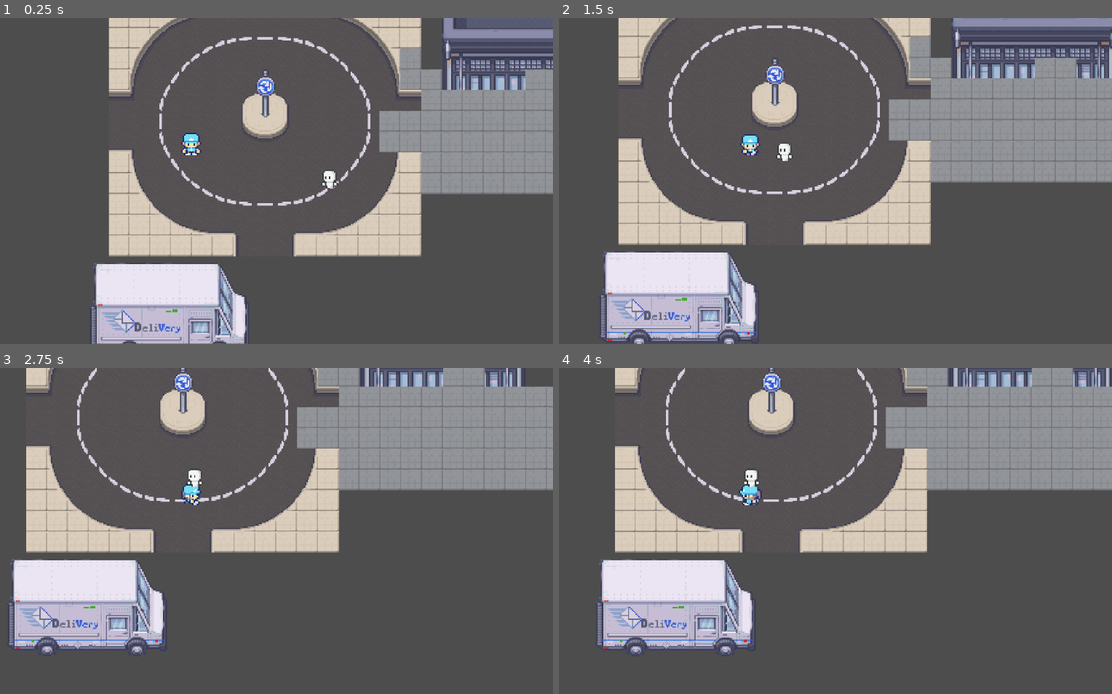
Above: before the commit, frames 1-4 (two rows, left to right).
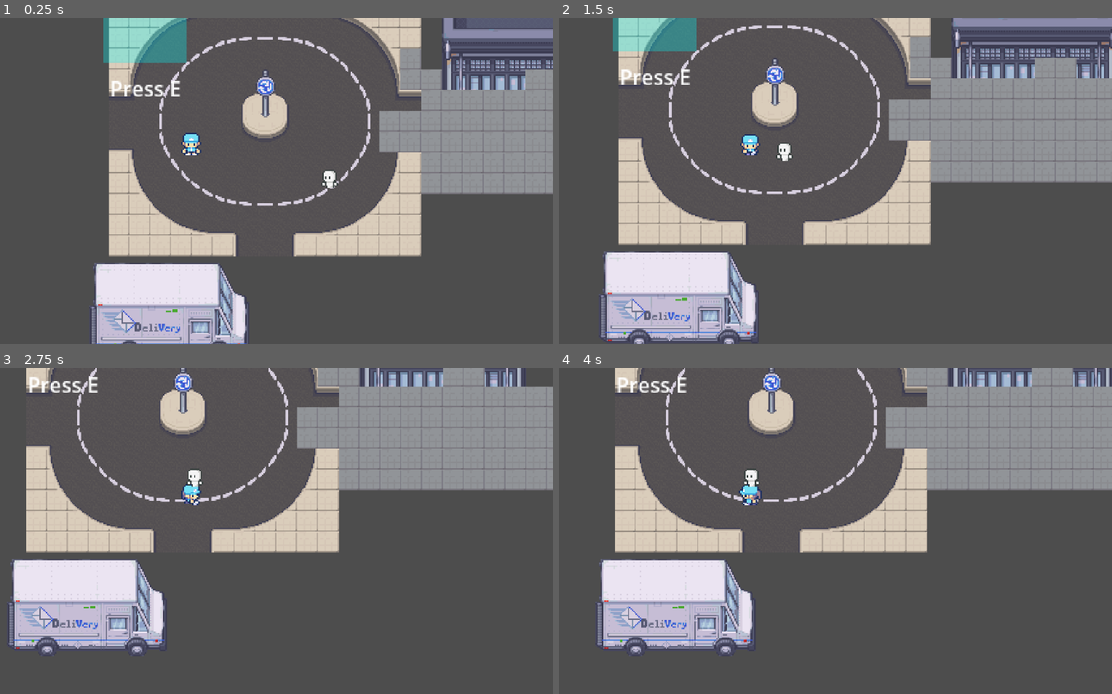
Above: after the commit, the same moments.

Repository: kevgan77/The-Return-of-The-Pineapple-Pizza
Game: Godot game, scene res://2D_map.tscn
Same seed, same stepped clock (60 frames per second), same inputs: the game is played once before the commit and once after it. The project has no main scene, so this scene is started directly.
Inputs:
- Up to frame 1 (0.25 s): no input
- Up to frame 2 (1.5 s): tap E (interact, bound only after the commit) at 0.5, 0.6, 1.25 s; hold D (Right) 0.53-1.28 s; tap 0 at 0.8, 1.35 s; hold S (Down) from 1.28 s (still down)
- Up to frame 3 (2.75 s): tap 9 at 1.55, 2.1 s; tap E (interact, bound only after the commit) at 2 s; release S (Down) at 2.03 s; hold D (Right) from 2.03 s (still down); tap Backspace at 2.3 s
- Up to frame 4 (4 s): tap E (interact, bound only after the commit) at 2.75, 3.5, 3.8 s; release D (Right) at 2.78 s; hold W (Up) 2.78-3.53 s; tap Backspace at 2.85 s; tap Delete at 3.05, 3.6 s; hold A (Left) from 3.53 s (still down)

The runs differ from the first frame. In frame 1, 2.4% of the frame differs, in the area x 18-34%, y 0-25%; in frame 2, 1.8%; in frame 3, 0.3%; in frame 4, 0.3%.

Commit message:
Pin Code System Added

Diff:
--- a/2D_map.tscn
+++ b/2D_map.tscn
@@ -1,9 +1,10 @@
-[gd_scene load_steps=11 format=4 uid="uid://dons2cgok2heu"]
+[gd_scene load_steps=13 format=4 uid="uid://dons2cgok2heu"]
 
 [ext_resource type="Texture2D" uid="uid://dp54dlhublrji" path="res://ModernExteriors/ModernExteriior/ME_Theme_Sorter_16x16/22_Post_Office_16x16.png" id="1_fpkw3"]
 [ext_resource type="Texture2D" uid="uid://qbi6c3xa6y1g" path="res://ModernExteriors/ModernExteriior/ME_Theme_Sorter_16x16/2_City_Terrains_16x16.png" id="2_si6d8"]
 [ext_resource type="PackedScene" uid="uid://m2b7m2jart4y" path="res://Scenes/player.tscn" id="3_si6d8"]
 [ext_resource type="PackedScene" uid="uid://cs7p7ll027wpa" path="res://Scenes/enemy.tscn" id="4_poswo"]
+[ext_resource type="PackedScene" uid="uid://b8xqr7h5y2kpf" path="res://Scenes/pin_code_area.tscn" id="5_nugwh"]
 
 [sub_resource type="TileSetAtlasSource" id="TileSetAtlasSource_poswo"]
 texture = ExtResource("1_fpkw3")
@@ -4956,6 +4957,8 @@
 [sub_resource type="RectangleShape2D" id="RectangleShape2D_nugwh"]
 size = Vector2(33, 29)
 
+[sub_resource type="RectangleShape2D" id="RectangleShape2D_8io65"]
+
 [node name="Node2D" type="Node2D"]
 
 [node name="Buildings" type="TileMapLayer" parent="."]
@@ -4987,3 +4990,14 @@
 
 [node name="Enemy" parent="." instance=ExtResource("4_poswo")]
 position = Vector2(48, 54)
+
+[node name="PinCodeArea" parent="." node_paths=PackedStringArray("blocker") instance=ExtResource("5_nugwh")]
+position = Vector2(-100, -69)
+blocker = NodePath("../StaticBody2D")
+
+[node name="StaticBody2D" type="StaticBody2D" parent="."]
+position = Vector2(-8, -78)
+metadata/_edit_group_ = true
+
+[node name="CollisionShape2D" type="CollisionShape2D" parent="StaticBody2D"]
+shape = SubResource("RectangleShape2D_8io65")
--- /dev/null
+++ b/Scenes/pin_code_area.gd
@@ -0,0 +1,51 @@
+extends Area2D
+
+signal pin_code_activated
+@export var blocker : Node2D
+@export var pin_code_ui_scene: PackedScene
+var player_in_area = false
+var ui_instance = null
+
+func _ready():
+	body_entered.connect(_on_body_entered)
+	body_exited.connect(_on_body_exited)
+
+func _on_body_entered(body: Node2D):
+	print("enter")
+	if body.is_in_group("Player"):
+		print("player entered")
+		player_in_area = true
+
+func _on_body_exited(body: Node2D):
+	if body.is_in_group("Player"):
+		player_in_area = false
+
+func _input(event):
+	if player_in_area and Input.is_action_just_pressed("interact") and not get_tree().paused:
+		print("push")
+		open_pin_ui()
+
+func open_pin_ui():
+	if pin_code_ui_scene and not ui_instance:
+		ui_instance = pin_code_ui_scene.instantiate()
+		get_tree().root.add_child(ui_instance)
+
+		# Connect to PIN UI signals
+		if ui_instance.has_signal("correct_pin_entered"):
+			ui_instance.correct_pin_entered.connect(_on_correct_pin_entered)
+		if ui_instance.has_signal("pin_ui_closed"):
+			ui_instance.pin_ui_closed.connect(_on_pin_ui_closed)
+
+func _on_correct_pin_entered():
+	pin_code_activated.emit()
+	if blocker:
+		blocker.queue_free()
+	close_pin_ui()
+
+func _on_pin_ui_closed():
+	close_pin_ui()
+
+func close_pin_ui():
+	if ui_instance:
+		ui_instance.queue_free()
+		ui_instance = null
--- /dev/null
+++ b/Scenes/pin_code_area.tscn
@@ -0,0 +1,44 @@
+[gd_scene load_steps=4 format=3 uid="uid://b8xqr7h5y2kpf"]
+
+[ext_resource type="Script" uid="uid://cgk4nurl7uyp" path="res://Scenes/pin_code_area.gd" id="1_1j8k9"]
+[ext_resource type="PackedScene" uid="uid://dfl428agmvkv8" path="res://Scenes/pin_code_ui.tscn" id="2_5h7m8"]
+
+[sub_resource type="RectangleShape2D" id="RectangleShape2D_1"]
+size = Vector2(64, 64)
+
+[node name="PinCodeArea" type="Area2D" groups=["pin_areas"]]
+script = ExtResource("1_1j8k9")
+pin_code_ui_scene = ExtResource("2_5h7m8")
+
+[node name="CollisionShape2D" type="CollisionShape2D" parent="."]
+shape = SubResource("RectangleShape2D_1")
+
+[node name="VisualIndicator" type="ColorRect" parent="."]
+anchors_preset = 8
+anchor_left = 0.5
+anchor_top = 0.5
+anchor_right = 0.5
+anchor_bottom = 0.5
+offset_left = -32.0
+offset_top = -32.0
+offset_right = 32.0
+offset_bottom = 32.0
+grow_horizontal = 2
+grow_vertical = 2
+color = Color(0, 1, 1, 0.3)
+
+[node name="InteractLabel" type="Label" parent="."]
+anchors_preset = 8
+anchor_left = 0.5
+anchor_top = 0.5
+anchor_right = 0.5
+anchor_bottom = 0.5
+offset_left = -20.0
+offset_top = 40.0
+offset_right = 20.0
+offset_bottom = 63.0
+grow_horizontal = 2
+grow_vertical = 2
+text = "Press E"
+horizontal_alignment = 1
+vertical_alignment = 1
--- a/Scenes/pin_code_ui.gd
+++ b/Scenes/pin_code_ui.gd
@@ -1,45 +1,102 @@
-extends Control
-# The correct PIN code
-var correct_pin = "1234"
-# Current entered PIN
+extends CanvasLayer
+
+signal correct_pin_entered
+signal pin_ui_closed
+
+@export var correct_pin = "1234"
+@export var success_sound: AudioStream
+@export var fail_sound: AudioStream
+@export var button_sound: AudioStream
+
 var entered_pin = ""
-# Maximum length of the PIN
 var max_pin_length = 4
 
-# Reference to the UI label to display the entered PIN
-@onready var pin_label = $PinLabel  # Assumes a Label node named "PinLabel" as a child
-# Reference to a feedback label for correct/incorrect messages
-@onready var feedback_label = $FeedbackLabel  # Assumes a Label node named "FeedbackLabel"
+@onready var pin_display = $FullScreenContainer/PinPanel/MainLayout/PinDisplay
+@onready var feedback_label = $FullScreenContainer/PinPanel/MainLayout/FeedbackLabel
+@onready var audio_player = $AudioStreamPlayer
 
 func _ready():
-	# Connect signals for number buttons (assumes they are Control nodes like Button in the "number_buttons" group)
-	for number_button in get_tree().get_nodes_in_group("number_buttons"):
-		if number_button is Button:
-			number_button.pressed.connect(_on_number_button_pressed.bind(number_button))
+	process_mode = Node.PROCESS_MODE_ALWAYS
+	get_tree().paused = true
+	update_pin_display()
 
-func _on_number_button_pressed(number_button: Button):
-	# Get the number from the button's text or a custom property
-	var number = number_button.get_meta("number", number_button.text)
+	# Connect number buttons
+	for i in range(10):
+		var button = get_node("FullScreenContainer/PinPanel/MainLayout/NumberGrid/Button" + str(i))
+		if button:
+			button.pressed.connect(_on_number_pressed.bind(str(i)))
+
+	# Connect clear button
+	var clear_button = $FullScreenContainer/PinPanel/MainLayout/NumberGrid/ClearButton
+	if clear_button:
+		clear_button.pressed.connect(_on_clear_pressed)
+
+	# Connect close button
+	var close_button = $FullScreenContainer/PinPanel/MainLayout/CloseButton
+	if close_button:
+		close_button.pressed.connect(_on_close_pressed)
+
+func _input(event):
+	if event is InputEventKey and event.pressed:
+		if event.keycode >= KEY_0 and event.keycode <= KEY_9:
+			var number = str(event.keycode - KEY_0)
+			_on_number_pressed(number)
+		elif event.keycode == KEY_BACKSPACE or event.keycode == KEY_DELETE:
+			_on_clear_pressed()
+		elif event.keycode == KEY_ESCAPE:
+			_on_close_pressed()
+
+func _on_number_pressed(number: String):
 	if entered_pin.length() < max_pin_length:
+		play_sound(button_sound)
 		entered_pin += number
 		update_pin_display()
-		check_pin()
+
+		if entered_pin.length() == max_pin_length:
+			check_pin()
+
+func _on_clear_pressed():
+	play_sound(button_sound)
+	entered_pin = ""
+	update_pin_display()
+	feedback_label.text = ""
+
+func _on_close_pressed():
+	get_tree().paused = false
+	pin_ui_closed.emit()
 
 func update_pin_display():
-	# Update the UI label with the current entered PIN
-	if pin_label:
-		pin_label.text = entered_pin
+	if pin_display:
+		# Show dots for entered digits
+		var display_text = ""
+		for i in range(max_pin_length):
+			if i < entered_pin.length():
+				display_text += "● "
+			else:
+				display_text += "○ "
+		pin_display.text = display_text.strip_edges()
 
 func check_pin():
-	# Check if the entered PIN matches the correct PIN
-	if entered_pin.length() == max_pin_length:
-		if entered_pin == correct_pin:
-			feedback_label.text = "Correct PIN! Access granted."
-			# Add logic for successful PIN entry (e.g., emit signal, trigger event)
-		else:
-			feedback_label.text = "Incorrect PIN. Try again."
-			# Reset the entered PIN after a short delay
-			await get_tree().create_timer(1.0).timeout
-			entered_pin = ""
-			update_pin_display()
-			feedback_label.text = ""
+	if entered_pin == correct_pin:
+		feedback_label.text = "ACCESS GRANTED"
+		feedback_label.modulate = Color.GREEN
+		play_sound(success_sound)
+
+		await get_tree().create_timer(1.0).timeout
+		get_tree().paused = false
+		correct_pin_entered.emit()
+	else:
+		feedback_label.text = "ACCESS DENIED"
+		feedback_label.modulate = Color.RED
+		play_sound(fail_sound)
+
+		await get_tree().create_timer(1.5).timeout
+		entered_pin = ""
+		update_pin_display()
+		feedback_label.text = ""
+		feedback_label.modulate = Color.WHITE
+
+func play_sound(sound: AudioStream):
+	if sound and audio_player:
+		audio_player.stream = sound
+		audio_player.play()
--- a/Scenes/pin_code_ui.tscn
+++ b/Scenes/pin_code_ui.tscn
@@ -1,6 +1,11 @@
-[gd_scene load_steps=0 format=3 uid="uid://dfl428agmvkv8"]
+[gd_scene load_steps=2 format=3 uid="uid://dfl428agmvkv8"]
 
-[node name="PinCodeUI" type="Control"]
+[ext_resource type="Script" uid="uid://qrrwsu014hbh" path="res://Scenes/pin_code_ui.gd" id="1_q5k7m"]
+
+[node name="PinCodeUI" type="CanvasLayer"]
+script = ExtResource("1_q5k7m")
+
+[node name="FullScreenContainer" type="Control" parent="."]
 layout_mode = 3
 anchors_preset = 15
 anchor_right = 1.0
@@ -8,28 +13,127 @@
 grow_horizontal = 2
 grow_vertical = 2
 
-[node name="PinDisplay" type="Label" parent="."]
-layout_mode = 0
-offset_left = 143.0
-offset_top = 56.0
-offset_right = 217.0
-offset_bottom = 157.0
-text = "1     2      3
-4     5      6
-7     8      9
-       0"
+[node name="PinPanel" type="Panel" parent="FullScreenContainer"]
+layout_mode = 1
+anchors_preset = 8
+anchor_left = 0.5
+anchor_top = 0.5
+anchor_right = 0.5
+anchor_bottom = 0.5
+offset_left = -150.0
+offset_top = -200.0
+offset_right = 150.0
+offset_bottom = 200.0
+grow_horizontal = 2
+grow_vertical = 2
 
-[node name="GridContainer" type="GridContainer" parent="."]
-modulate = Color(0, 0, 0, 1)
-self_modulate = Color(0, 0, 0, 1)
-layout_mode = 0
-offset_left = 59.0
-offset_top = 7.0
-offset_right = 293.0
-offset_bottom = 206.0
-columns = 10
+[node name="MainLayout" type="VBoxContainer" parent="FullScreenContainer/PinPanel"]
+layout_mode = 1
+anchors_preset = 15
+anchor_right = 1.0
+anchor_bottom = 1.0
+offset_left = 20.0
+offset_top = 20.0
+offset_right = -20.0
+offset_bottom = -20.0
+grow_horizontal = 2
+grow_vertical = 2
 
-[node name="Feedback" type="Label" parent="."]
-layout_mode = 0
-offset_right = 40.0
-offset_bottom = 23.0
+[node name="TitleLabel" type="Label" parent="FullScreenContainer/PinPanel/MainLayout"]
+layout_mode = 2
+text = "ENTER PIN CODE"
+horizontal_alignment = 1
+vertical_alignment = 1
+
+[node name="PinDisplay" type="Label" parent="FullScreenContainer/PinPanel/MainLayout"]
+layout_mode = 2
+text = "○ ○ ○ ○"
+horizontal_alignment = 1
+vertical_alignment = 1
+
+[node name="NumberGrid" type="GridContainer" parent="FullScreenContainer/PinPanel/MainLayout"]
+layout_mode = 2
+size_flags_vertical = 3
+columns = 3
+
+[node name="Button1" type="Button" parent="FullScreenContainer/PinPanel/MainLayout/NumberGrid"]
+layout_mode = 2
+size_flags_horizontal = 3
+size_flags_vertical = 3
+text = "1"
+
+[node name="Button2" type="Button" parent="FullScreenContainer/PinPanel/MainLayout/NumberGrid"]
+layout_mode = 2
+size_flags_horizontal = 3
+size_flags_vertical = 3
+text = "2"
+
+[node name="Button3" type="Button" parent="FullScreenContainer/PinPanel/MainLayout/NumberGrid"]
+layout_mode = 2
+size_flags_horizontal = 3
+size_flags_vertical = 3
+text = "3"
+
+[node name="Button4" type="Button" parent="FullScreenContainer/PinPanel/MainLayout/NumberGrid"]
+layout_mode = 2
+size_flags_horizontal = 3
+size_flags_vertical = 3
+text = "4"
+
+[node name="Button5" type="Button" parent="FullScreenContainer/PinPanel/MainLayout/NumberGrid"]
+layout_mode = 2
+size_flags_horizontal = 3
+size_flags_vertical = 3
+text = "5"
+
+[node name="Button6" type="Button" parent="FullScreenContainer/PinPanel/MainLayout/NumberGrid"]
+layout_mode = 2
+size_flags_horizontal = 3
+size_flags_vertical = 3
+text = "6"
+
+[node name="Button7" type="Button" parent="FullScreenContainer/PinPanel/MainLayout/NumberGrid"]
+layout_mode = 2
+size_flags_horizontal = 3
+size_flags_vertical = 3
+text = "7"
+
+[node name="Button8" type="Button" parent="FullScreenContainer/PinPanel/MainLayout/NumberGrid"]
+layout_mode = 2
+size_flags_horizontal = 3
+size_flags_vertical = 3
+text = "8"
+
+[node name="Button9" type="Button" parent="FullScreenContainer/PinPanel/MainLayout/NumberGrid"]
+layout_mode = 2
+size_flags_horizontal = 3
+size_flags_vertical = 3
+text = "9"
+
+[node name="ClearButton" type="Button" parent="FullScreenContainer/PinPanel/MainLayout/NumberGrid"]
+layout_mode = 2
+size_flags_horizontal = 3
+size_flags_vertical = 3
+text = "CLEAR"
+
+[node name="Button0" type="Button" parent="FullScreenContainer/PinPanel/MainLayout/NumberGrid"]
+layout_mode = 2
+size_flags_horizontal = 3
+size_flags_vertical = 3
+text = "0"
+
+[node name="EmptySlot" type="Control" parent="FullScreenContainer/PinPanel/MainLayout/NumberGrid"]
+layout_mode = 2
+size_flags_horizontal = 3
+size_flags_vertical = 3
+
+[node name="FeedbackLabel" type="Label" parent="FullScreenContainer/PinPanel/MainLayout"]
+layout_mode = 2
+horizontal_alignment = 1
+vertical_alignment = 1
+
+[node name="CloseButton" type="Button" parent="FullScreenContainer/PinPanel/MainLayout"]
+layout_mode = 2
+text = "CLOSE"
+
+[node name="AudioStreamPlayer" type="AudioStreamPlayer" parent="."]
--- a/Scenes/player.tscn
+++ b/Scenes/player.tscn
@@ -238,7 +238,7 @@
 position = Vector2(0, -4)
 scale = Vector2(1.18054, 1.01366)
 sprite_frames = SubResource("SpriteFrames_i3pqv")
-animation = &"Idle"
+animation = &"Bottom_Left"
 
 [node name="CollisionShape2D" type="CollisionShape2D" parent="."]
 position = Vector2(0, -1)
--- a/player.gd
+++ b/player.gd
@@ -5,6 +5,9 @@
 @export var ACCELERATION = 20.0
 @export var FRICTION = 10.0
 @onready var sprite = $AnimatedSprite2D
+
+func _ready():
+	add_to_group("Player")
 
 func play_animation_direction():
 	var x = velocity.x
--- a/project.godot
+++ b/project.godot
@@ -45,6 +45,11 @@
 "events": [Object(InputEventKey,"resource_local_to_scene":false,"resource_name":"","device":-1,"window_id":0,"alt_press …(195 unchanged characters)…
 ]
 }
+interact={
+"deadzone": 0.2,
+"events": [Object(InputEventKey,"resource_local_to_scene":false,"resource_name":"","device":-1,"window_id":0,"alt_pressed":false,"shift_pressed":false,"ctrl_pressed":false,"meta_pressed":false,"pressed":false,"keycode":0,"physical_keycode":69,"key_label":0,"unicode":101,"location":0,"echo":false,"script":null)
+]
+}
 
 [rendering]
 
Not shown, added: Scenes/pin_code_area.gd.uid
Not shown, added: CLAUDE.md
